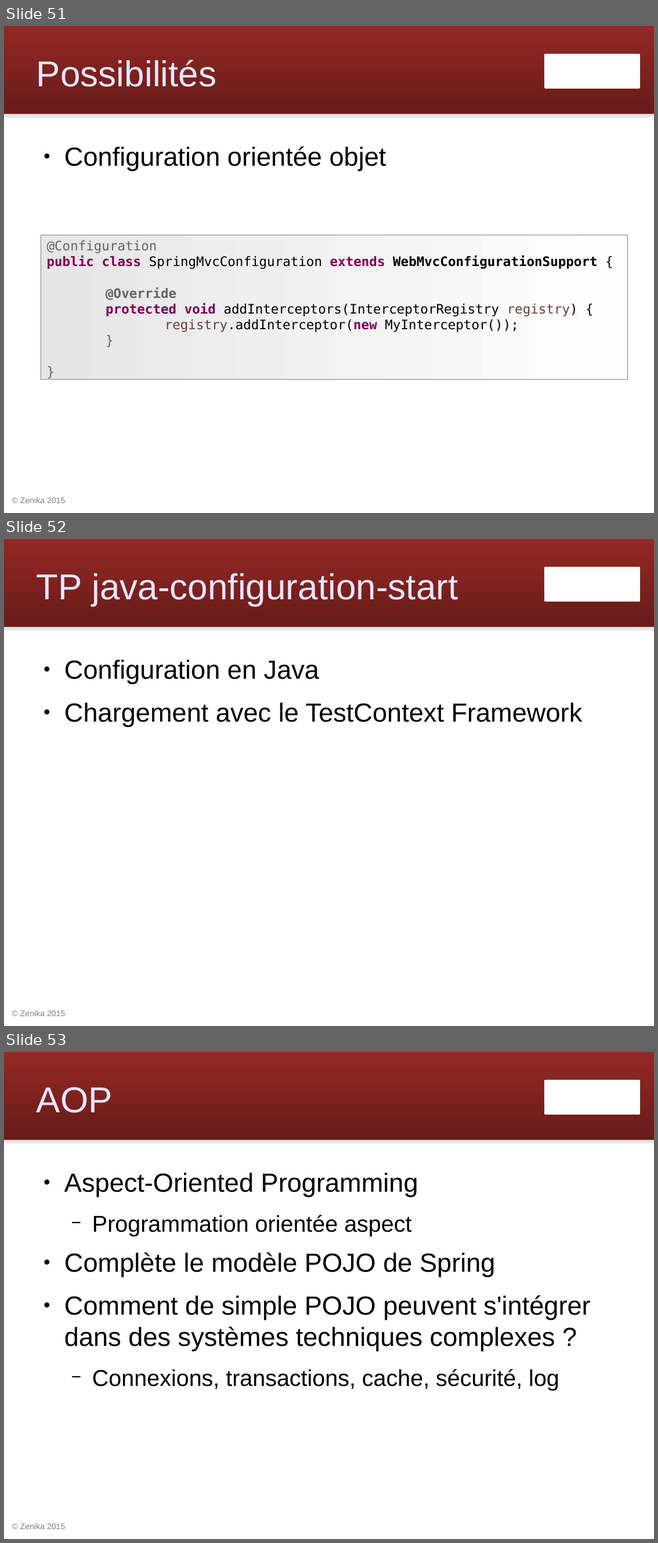
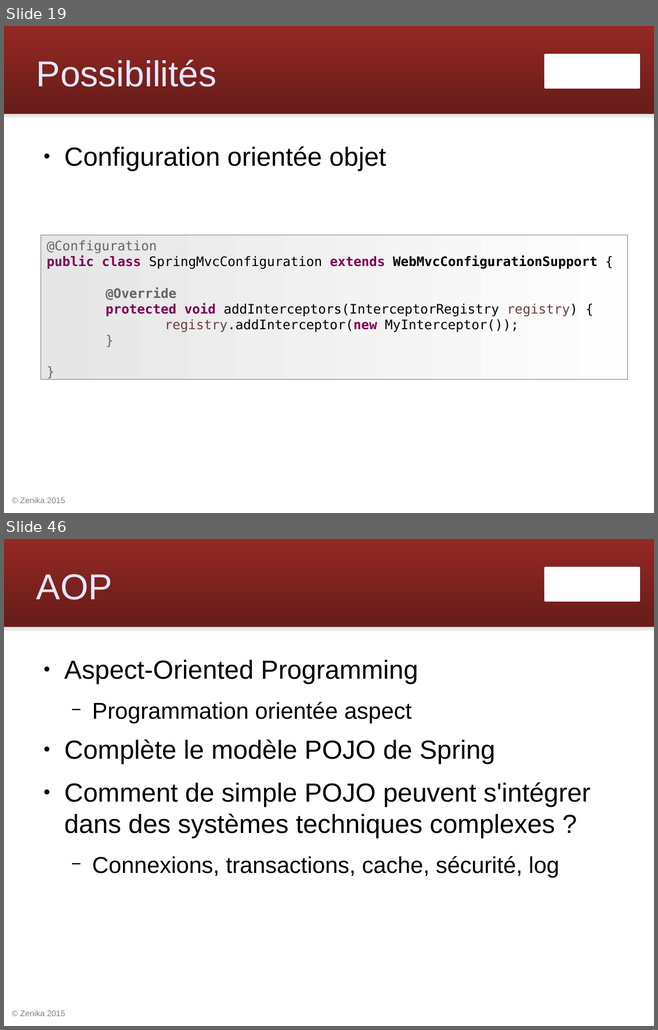
Before and after one commit to Zenika/workshop-spring-core, a slide deck: spring-workshop.odp. Shown one above the other, each under a label of ours: slides 51, 52 and 53 before the commit, slides 19 and 46 after it; the slides between them are not shown. The pictures are 658x1543 and 658x1030 pixels, drawn with LibreOffice and Linux fonts; fonts in the diff are those of the drawing; background and template pictures are left out. Boxes give left, top, right and bottom in pixels: in the first picture for what was removed or moved away, otherwise in the second. Text is boxed around its words. In the diff, an @@ line names an element or a change of style, - is before the commit and + after.

Commit message:
Utiliser config Java pour les annotations

```diff
--- a/spring-workshop.odp
+++ b/spring-workshop.odp
@@ slide 52 removed at box(4, 539, 654, 1026), background #FFFFFF; not listed: 4 template elements that a slide beside it also shows @@
@@ title removed at box(36, 573, 458, 606) @@
-TP java-configuration-start
@@ text removed at box(64, 660, 582, 727) @@
-● Configuration en Java
-● Chargement avec le TestContext Framework
@@ what was slide 51 is now slide 19 @@
@@ what was slide 53 is now slide 46 @@
```
Also in this commit, not shown: 9 slides changed, 6 other slides removed, 10 other files.
